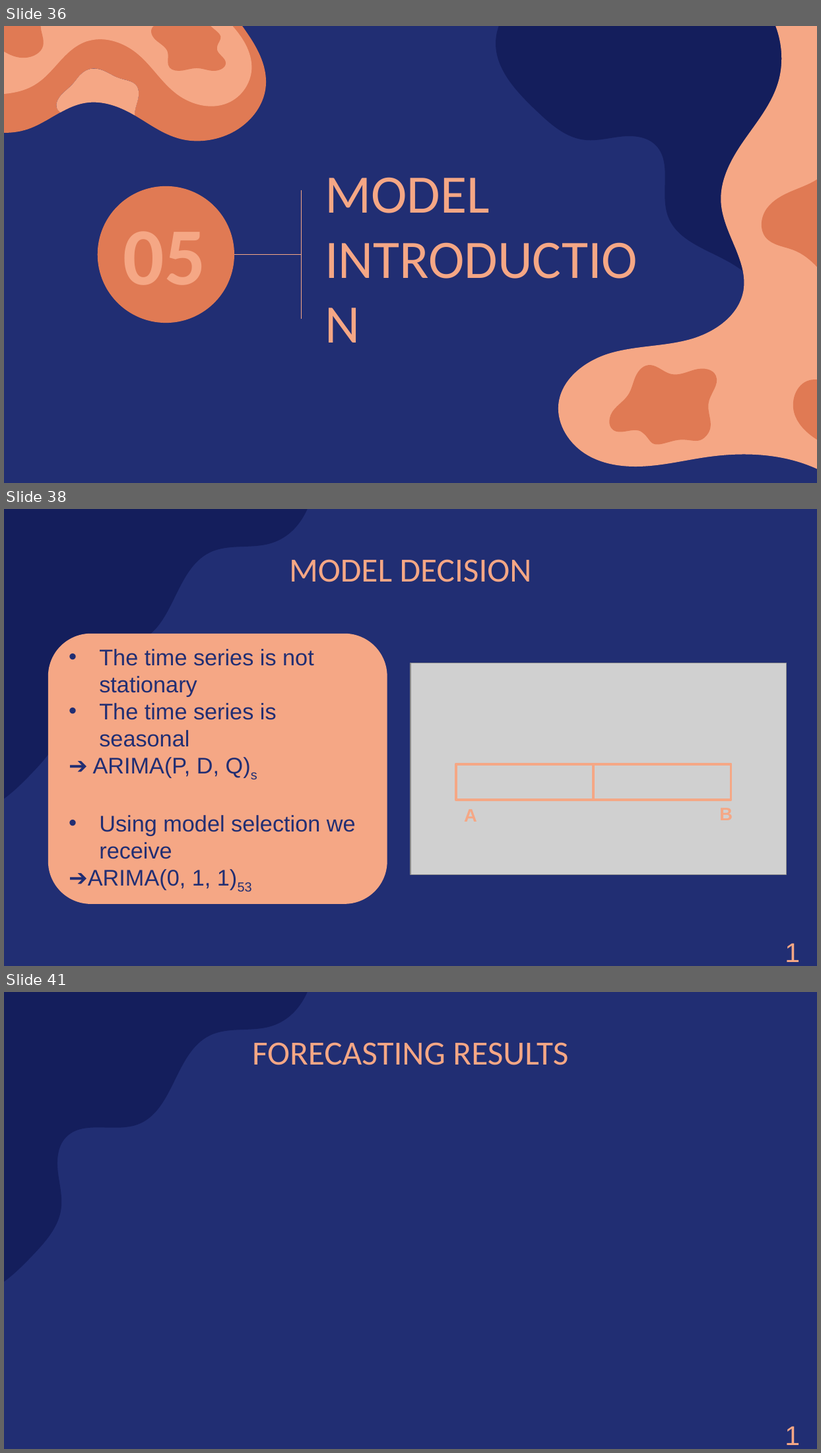
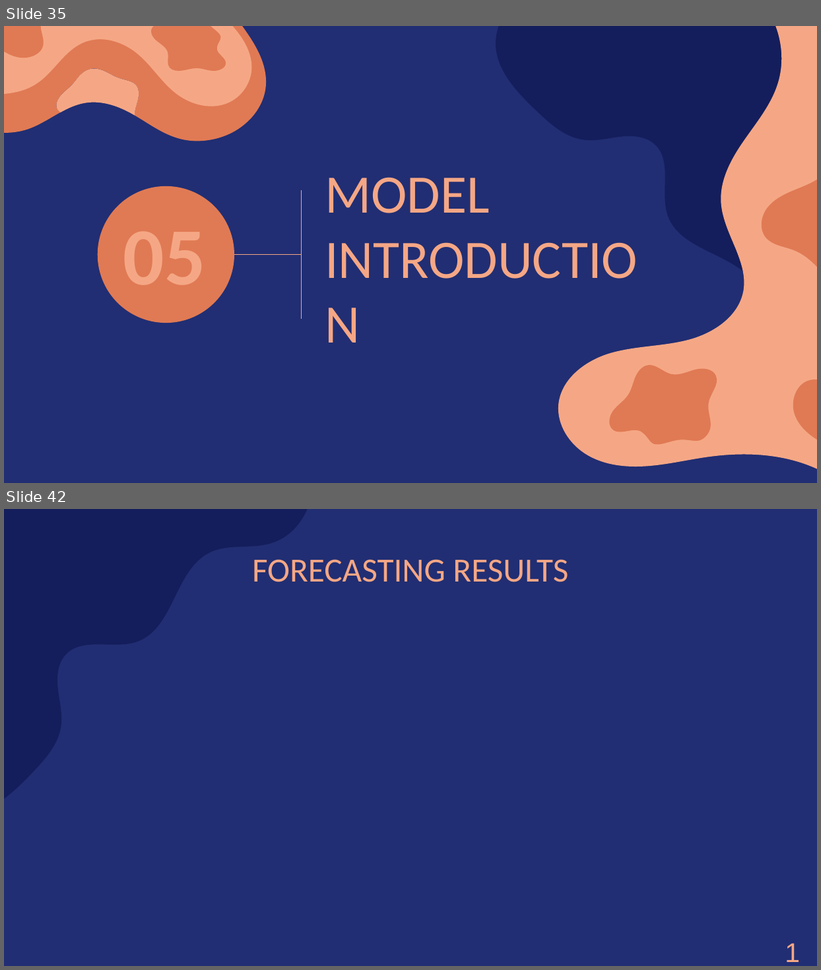
Before and after one commit to amarquard089/Covid19-Hospitalisierungsrate, a slide deck: Praesentation/COVID-19 Hospitalisierungsrate.pptx. Shown one above the other, each under a label of ours: slides 36, 38 and 41 before the commit, slides 35 and 42 after it; the slides between them are not shown. The pictures are 821x1453 and 821x970 pixels, drawn with LibreOffice and Linux fonts; fonts in the diff are those of the drawing; grey boxes stand for pictures. Boxes give left, top, right and bottom in pixels: in the first picture for what was removed or moved away, otherwise in the second. Text is boxed around its words. In the diff, an @@ line names an element or a change of style, - is before the commit and + after.

```diff
--- a/Praesentation/COVID-19 Hospitalisierungsrate.pptx
+++ b/Praesentation/COVID-19 Hospitalisierungsrate.pptx
@@ slide 38 removed at bbox=[4, 509, 817, 966], background #212E73; not listed: 1 template element that a slide beside it also shows @@
@@ title removed at bbox=[289, 559, 532, 582] @@
-MODEL DECISION
@@ rounded rectangle removed at bbox=[48, 633, 387, 904] @@
-• The time series is not stationary
-• The time series is seasonal
-➔ ARIMA(P, D, Q)s
-• Using model selection we receive
-➔ARIMA(0, 1, 1)53
@@ picture removed at bbox=[411, 663, 786, 875] @@
@@ rectangle removed at bbox=[456, 764, 593, 800] @@
@@ rectangle removed at bbox=[593, 764, 731, 800] @@
@@ text removed at bbox=[778, 932, 817, 966] @@
-15
@@ what was slide 36 is now slide 35 @@
@@ what was slide 41 is now slide 42 @@
```
Also in this commit, not shown: 10 slides changed, 9 slides added, 2 other slides removed, 7 other files.
